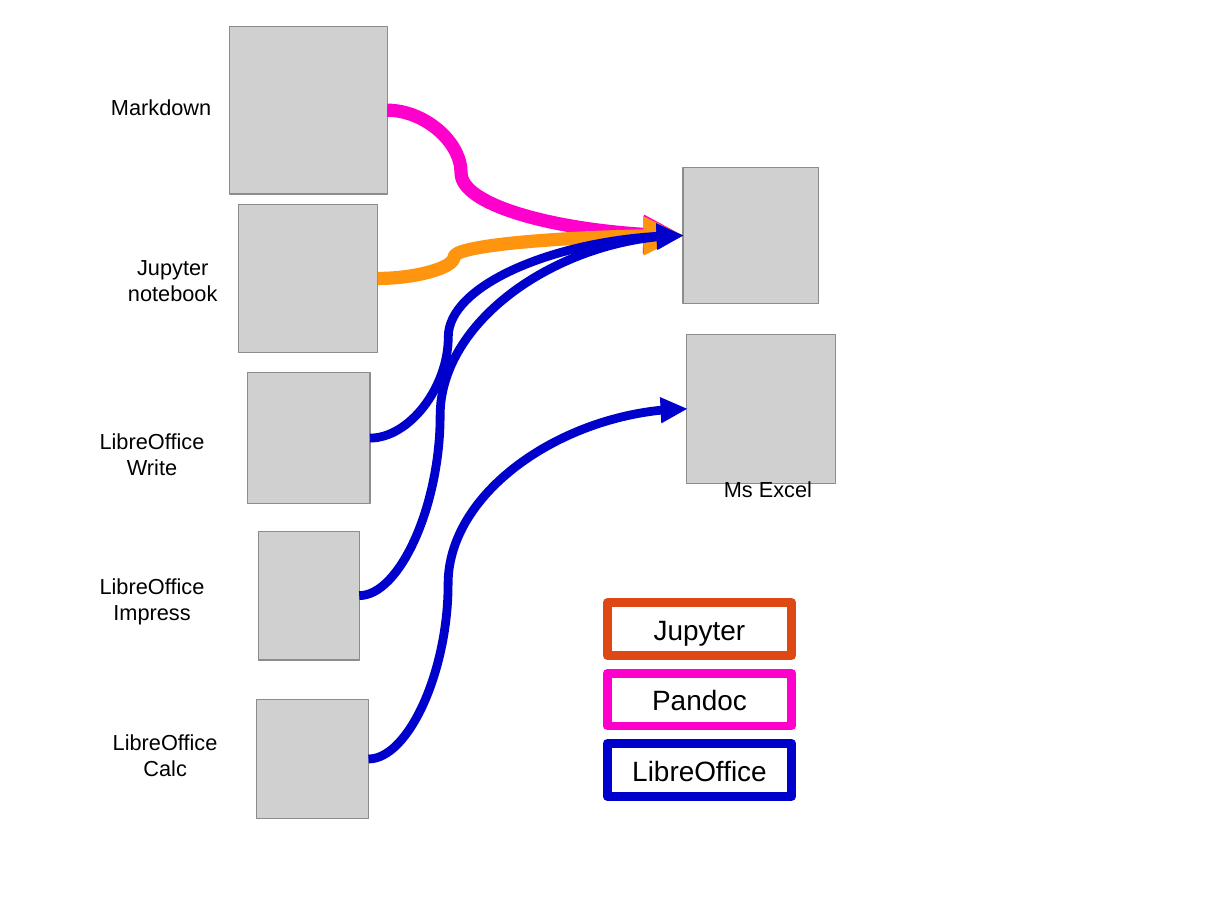
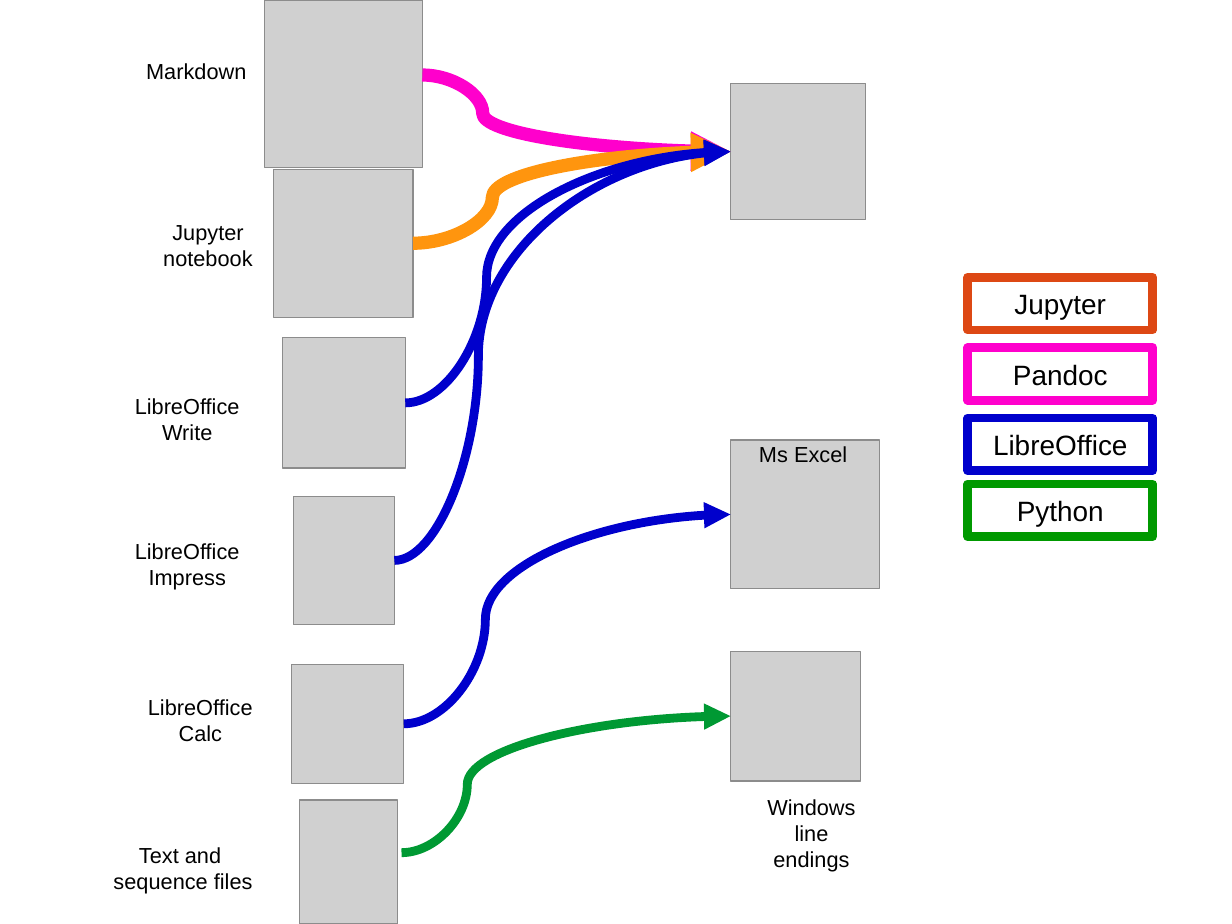
Before and after one commit to BjornFJohansson/AutoSlideProcessor, a slide deck: slide 1 of pictures/scheme.odp. Drawn at 1232x924 pixels with LibreOffice and Linux fonts; fonts in the diff are those of the drawing; grey boxes stand for pictures. Boxes give left, top, right and bottom in pixels: in the first picture for what was removed or moved away, otherwise in the second. Text is boxed around its words. In the diff, an @@ line names an element or a change of style, - is before the commit and + after.

```diff
--- a/pictures/scheme.odp
+++ b/pictures/scheme.odp
@@ picture: place and size @@
-picture at (229,27,387,195)
+picture at (265,0,423,168)
@@ curved arrow moved from (387, 111) - (683, 236) to (423, 75) - (731, 152) @@
@@ picture: place and size @@
-picture at (683,168,818,304)
+picture at (731,83,866,219)
@@ curved arrow moved from (370, 438) - (683, 236) to (395, 560) - (731, 152) @@
@@ curved arrow moved from (359, 596) - (683, 236) to (406, 404) - (731, 152) @@
@@ curved arrow moved from (378, 278) - (683, 236) to (414, 244) - (731, 152) @@
@@ 3 rectangles: place and size @@
-3 rectangles at (607,603,792,796)
+3 rectangles at (968,277,1153,471)
@@ 6 texts, 4 pictures: place and size @@
-6 texts, 4 pictures at (100,99,812,818)
+6 texts, 4 pictures at (135,63,847,783)
@@ picture: place and size @@
-picture at (688,334,836,483)
+picture at (731,440,880,589)
@@ rectangle added at (968,484,1153,537), outline #009900 5.67 pt, 18 pt, text #000000 @@
+Python
@@ curved arrow moved from (369, 759) - (688, 409) to (404, 724) - (731, 514) @@
@@ picture added at (731,652,861,781) @@
@@ curved arrow added from (401, 853) to (731, 717), #009933 5.67 pt @@
@@ picture added at (300,800,398,924) @@
@@ text added at (767,799,855,872), 14 pt, text #000000 @@
+Windows
+line
+endings
@@ text added at (113,847,253,894), 14 pt, text #000000 @@
+Text and
+sequence files
```
Also in this commit, not shown: 5 other files.
